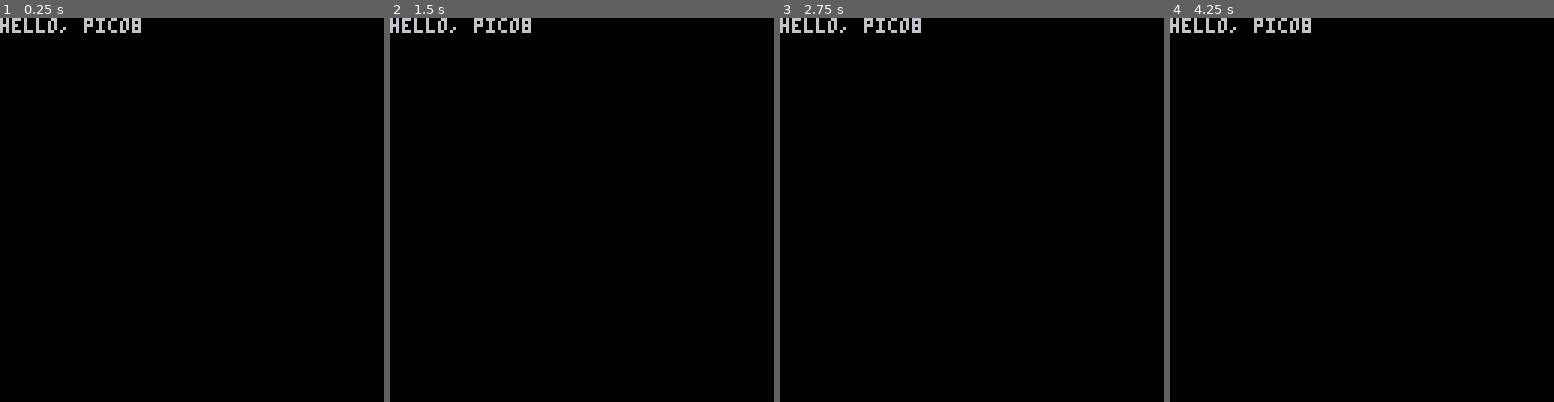
Above: before the commit, frames 1-4 (left to right).
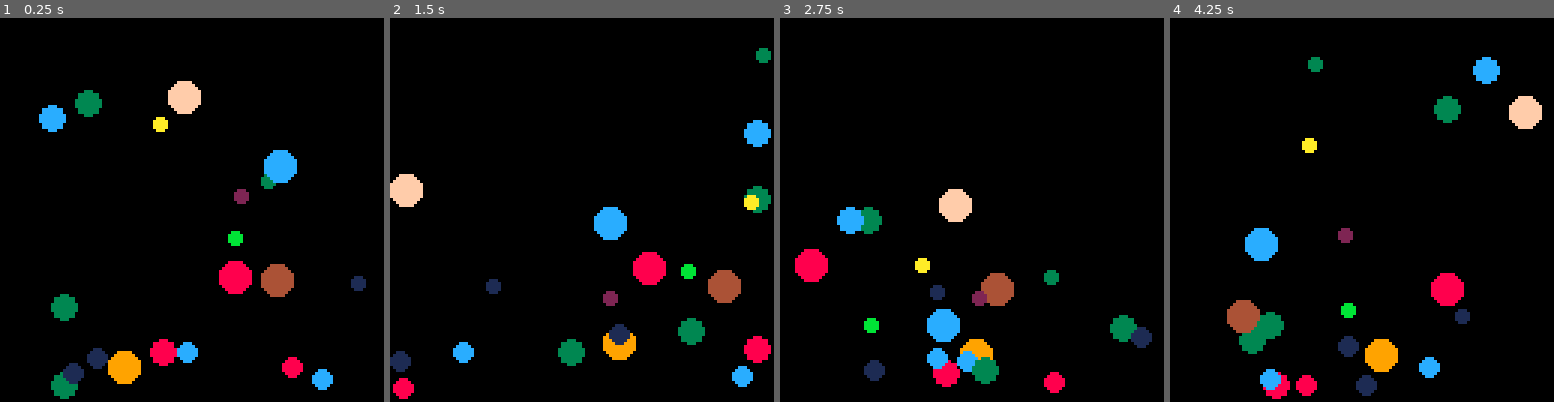
Above: after the commit, the same moments.

Repository: namuol/pico8-ecs
Game: PICO-8 cartridge testcart/src/cart.p8
Same seed, same stepped clock (60 frames per second), same inputs: the game is played once before the commit and once after it.
Inputs:
- Up to frame 1 (0.25 s): no input
- Up to frame 2 (1.5 s): no input
- Up to frame 3 (2.75 s): no input
- Up to frame 4 (4.25 s): no input

The runs differ from the first frame. In frame 1, 7.1% of the frame differs, in the area x 0-96%, y 0-100%; in frame 2, 6.8%; in frame 3, 6.7%; in frame 4, 7.0%.

Commit message:
basics working

Diff:
--- a/ecs.lua
+++ b/ecs.lua
@@ -1,5 +1,53 @@
 local ecs = {}
 
--- todo :)
+function containsAll(e, keys)
+  for _,name in pairs(keys) do
+    if not e[name] then
+      return false
+    end
+  end
+
+  return true
+end
+
+function ecs.world()
+  local world = {}
+
+  local componentsByName = {}
+  function world.component(name)
+    if not componentsByName[name] then
+      componentsByName[name] = componentsByName.size
+    end
+
+    return componentsByName[name]
+  end
+
+  local entities = {}
+  function world.addEntity(components)
+    local id = #entities+1
+    entities[id] = components
+
+    return id
+  end
+
+  function world.entitiesWith(componentNames)
+    local results = {}
+    for id,entity in pairs(entities) do
+      if containsAll(entity, componentNames) then
+        results[#results+1] = entity
+      end
+    end
+
+    return results
+  end
+
+  function world.invoke(funcs)
+    for n,func in pairs(funcs) do
+      entities = func(entities)
+    end
+  end
+
+  return world
+end
 
 return ecs
--- a/testcart/src/cart.p8
+++ b/testcart/src/cart.p8
@@ -1,16 +1,198 @@
 pico-8 cartridge // http://www.pico-8.com
 version 5
 __lua__
+--This file was generated with pack.lua
+__package_preload={}
+
+---file:
+__package_preload['main'] = function (...)
+local ecs = require('ecs')
+world = nil
+
+function applyVelocity(entities)
+  for n,entity in pairs(world.entitiesWith({"vel", "pos"})) do
+    entity.pos.x += entity.vel.x
+    entity.pos.y += entity.vel.y
+  end
+
+  return entities
+end
+
+local gravity = 0.2
+function applyGravity(entities)
+  for n,entity in pairs(world.entitiesWith({"vel"})) do
+    entity.vel.y += gravity
+  end
+
+  return entities
+end
+
+local floor = 127
+local left_wall = 0
+local right_wall = 127
+function bounce(entities)
+  for n,entity in pairs(world.entitiesWith({"vel", "pos", "radius"})) do
+    local bottom = entity.pos.y + entity.radius
+    if bottom > floor then
+      entity.pos.y = floor - entity.radius
+      entity.vel.y *= -1
+    end
+
+    local left = entity.pos.x - entity.radius
+    if left < left_wall then
+      entity.pos.x = left_wall + entity.radius
+      entity.vel.x *= -1
+    end
+
+    local right = entity.pos.x + entity.radius
+    if right > right_wall then
+      entity.pos.x = right_wall - entity.radius
+      entity.vel.x *= -1
+    end
+  end
+
+  return entities
+end
+
+function draw(entities)
+  for n,entity in pairs(world.entitiesWith({"draw"})) do
+    entity.draw(entity)
+  end
+
+  return entities
+end
+
+function drawCircle(e)
+  circfill(e.pos.x,e.pos.y, e.radius, e.color)
+end
+
+function norm()
+  return rnd(2) - 1
+end
+
+function random_ball()
+  return {
+    draw=drawCircle,
+    vel={x=norm()*3,y=norm()*3},
+    pos={x=rnd(128),y=rnd(128)},
+    radius=2+rnd(4),
+    color=1+flr(rnd(15))
+  }
+end
+
 function _init()
+  world = ecs.world()
+  for i=1,20 do
+    world.addEntity(random_ball())
+  end
 end
 
 function _update()
+  world.invoke({
+    applyGravity,
+    applyVelocity,
+    bounce,
+  })
 end
 
 function _draw()
- cls()
- print('hello, pico8')
-end
+  cls()
+
+  world.invoke({
+    draw,
+  })
+end
+end
+
+---file:
+__package_preload['ecs'] = function (...)
+local ecs = {}
+
+function containsAll(e, keys)
+  for _,name in pairs(keys) do
+    if not e[name] then
+      return false
+    end
+  end
+
+  return true
+end
+
+function ecs.world()
+  local world = {}
+
+  local componentsByName = {}
+  function world.component(name)
+    if not componentsByName[name] then
+      componentsByName[name] = componentsByName.size
+    end
+
+    return componentsByName[name]
+  end
+
+  local entities = {}
+  function world.addEntity(components)
+    local id = #entities+1
+    entities[id] = components
+
+    return id
+  end
+
+  function world.entitiesWith(componentNames)
+    local results = {}
+    for id,entity in pairs(entities) do
+      if containsAll(entity, componentNames) then
+        results[#results+1] = entity
+      end
+    end
+
+    return results
+  end
+
+  function world.invoke(funcs)
+    for n,func in pairs(funcs) do
+      entities = func(entities)
+    end
+  end
+
+  return world
+end
+
+return ecs
+end
+--- require/dofile replacements
+
+__package_load = {}
+
+function assert(i,s)
+  if not i then
+    print(s)
+    stop()
+  end
+end
+
+function require(name)
+  if not __package_load[name] then
+    assert(__package_preload[name],"Error: module `"..name.."` does not exist.")
+    __package_load[name] = __package_preload[name]()
+  end
+  return __package_load[name]
+end
+
+function dofile(name)
+  local found
+  for ppname,_ in pairs(__package_preload) do
+    if name == ppname..".lua" then
+      found = ppname
+      break
+    end
+  end
+  assert(__package_preload[found],"Error: file `"..found..".lua` does not exist.")
+  return __package_preload[found]()
+end
+
+require"main"
+
 
 
 
--- a/testcart/src/main.lua
+++ b/testcart/src/main.lua
@@ -0,0 +1,96 @@
+local ecs = require('ecs')
+world = nil
+
+function applyVelocity(entities)
+  for n,entity in pairs(world.entitiesWith({"vel", "pos"})) do
+    entity.pos.x += entity.vel.x
+    entity.pos.y += entity.vel.y
+  end
+
+  return entities
+end
+
+local gravity = 0.2
+function applyGravity(entities)
+  for n,entity in pairs(world.entitiesWith({"vel"})) do
+    entity.vel.y += gravity
+  end
+
+  return entities
+end
+
+local floor = 127
+local left_wall = 0
+local right_wall = 127
+function bounce(entities)
+  for n,entity in pairs(world.entitiesWith({"vel", "pos", "radius"})) do
+    local bottom = entity.pos.y + entity.radius
+    if bottom > floor then
+      entity.pos.y = floor - entity.radius
+      entity.vel.y *= -1
+    end
+
+    local left = entity.pos.x - entity.radius
+    if left < left_wall then
+      entity.pos.x = left_wall + entity.radius
+      entity.vel.x *= -1
+    end
+
+    local right = entity.pos.x + entity.radius
+    if right > right_wall then
+      entity.pos.x = right_wall - entity.radius
+      entity.vel.x *= -1
+    end
+  end
+
+  return entities
+end
+
+function draw(entities)
+  for n,entity in pairs(world.entitiesWith({"draw"})) do
+    entity.draw(entity)
+  end
+
+  return entities
+end
+
+function drawCircle(e)
+  circfill(e.pos.x,e.pos.y, e.radius, e.color)
+end
+
+function norm()
+  return rnd(2) - 1
+end
+
+function random_ball()
+  return {
+    draw=drawCircle,
+    vel={x=norm()*3,y=norm()*3},
+    pos={x=rnd(128),y=rnd(128)},
+    radius=2+rnd(4),
+    color=1+flr(rnd(15))
+  }
+end
+
+function _init()
+  world = ecs.world()
+  for i=1,20 do
+    world.addEntity(random_ball())
+  end
+end
+
+function _update()
+  world.invoke({
+    applyGravity,
+    applyVelocity,
+    bounce,
+  })
+end
+
+function _draw()
+  cls()
+
+  world.invoke({
+    draw,
+  })
+end
Not shown, changed: 129 lines of the sprite sheet (__gfx__) section of testcart/src/cart.p8
Not shown, changed: README.md
Not shown, changed: testcart/Makefile
Not shown, changed: testcart/src/.gitignore
